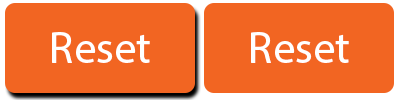
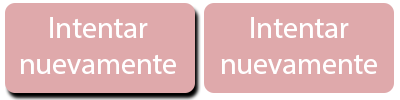
Revision of a layered 400×100 image; what changed, layer by layer:
hid "Reset copy" over bbox(251, 32, 349, 63)
added layer "Intentar nuevamente copy" above "Rounded Rectangle 1 copy" over bbox(221, 17, 377, 74)
painted on "Rounded Rectangle 1 copy" over bbox(204, 3, 394, 93)
renamed "Reset" to "Intentar nuevamente", painted on it over bbox(20, 17, 176, 74)
painted on "Rounded Rectangle 1" over bbox(5, 3, 195, 93)
